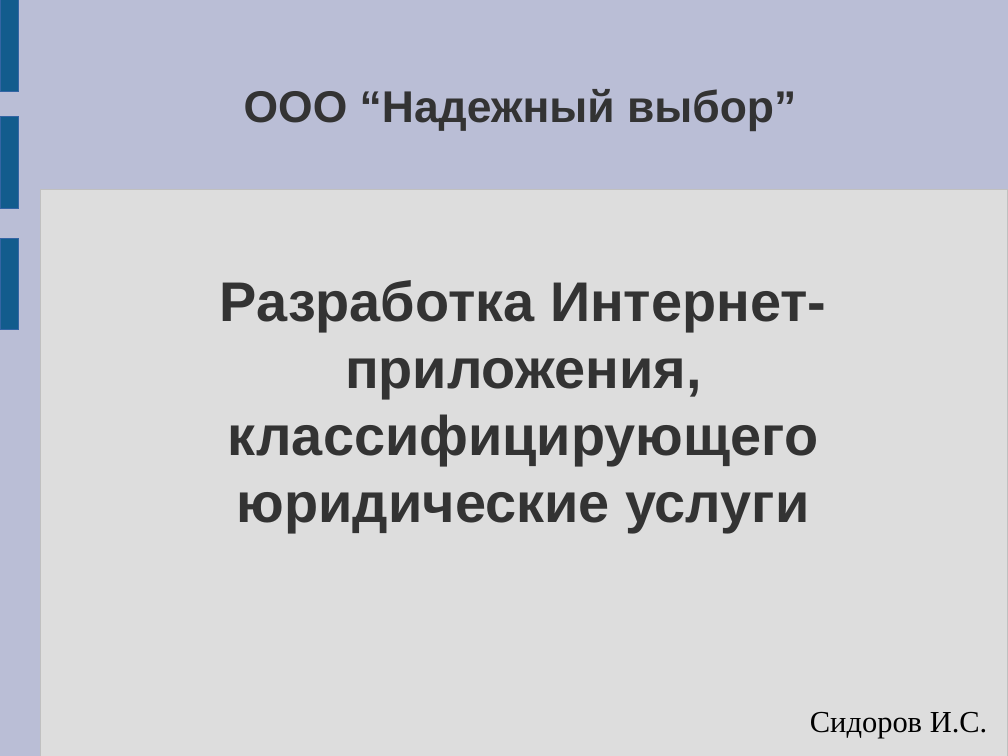
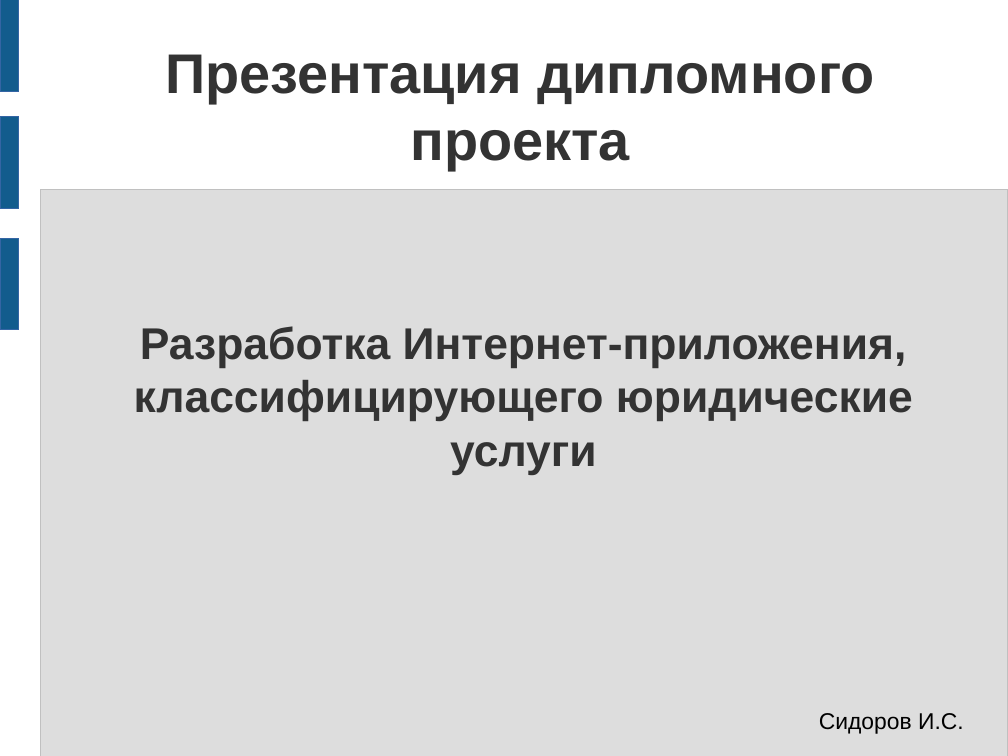
Before and after one commit to sidorovis/restudy, a slide deck: slide 1 of Diploma/SidarauIS_real_src/doc/presentation.odp. Drawn at 1008x756 pixels with LibreOffice and Linux fonts; fonts in the diff are those of the drawing. Boxes give left, top, right and bottom in pixels: in the first picture for what was removed or moved away, otherwise in the second. Text is boxed around its words. In the diff, an @@ line names an element or a change of style, - is before the commit and + after.

```diff
--- a/Diploma/SidarauIS_real_src/doc/presentation.odp
+++ b/Diploma/SidarauIS_real_src/doc/presentation.odp
@@ background #BABED6 to #FFFFFF @@
@@ title at (165,54,875,170): text changed; size 35 to 44 pt @@
-ООО “Надежный выбор”
+Презентация дипломного проекта
@@ title "Разработка Интернет-приложения, классифицирующего юридически ...": place and size @@
-title "Разработка Интернет-приложения, классифицирующего юридически ..." at (220,280,826,532)
+title "Разработка Интернет-приложения, классифицирующего юридически ..." at (134,326,913,475)
@@ title "Разработка Интернет-приложения, классифицирующего юридически ..." at (134,326,913,475): size 44 to 35 pt @@
@@ text "Сидоров И.С." at (819,713,964,734): size 24 to 18 pt, font Times New Roman to Arial @@
```
Also in this commit, not shown: 5 other slides changed, 9 slides added, 7 other files.
